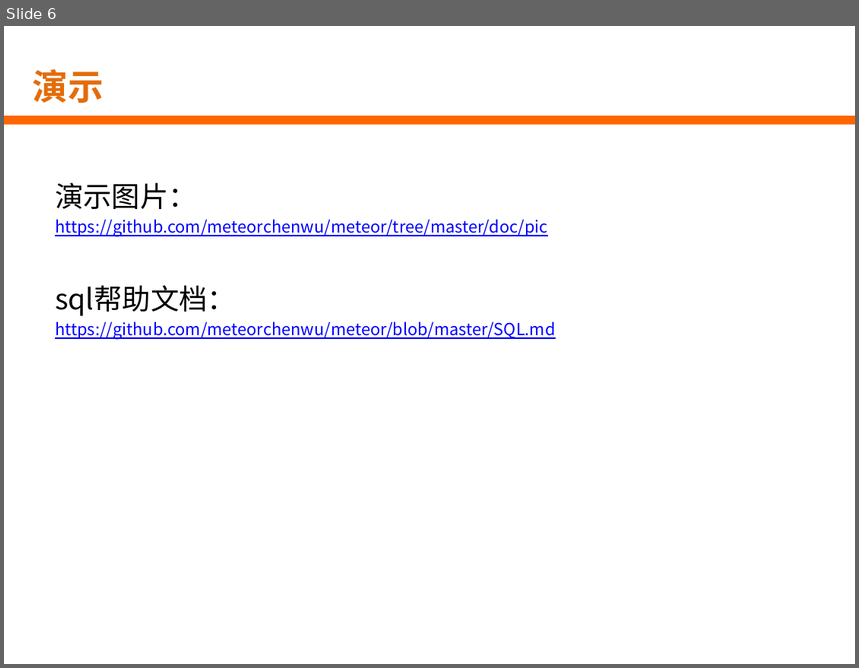
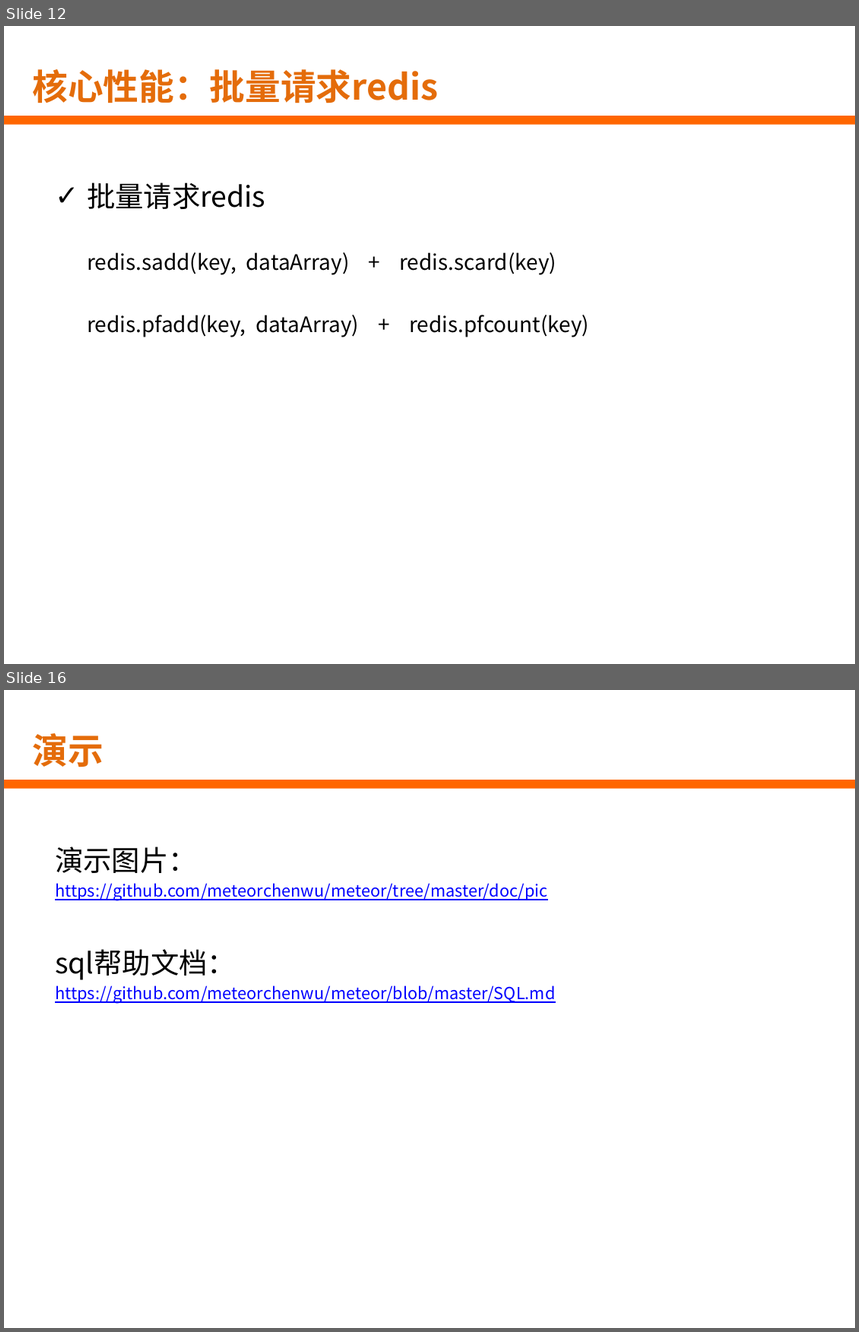
Before and after one commit to HNJame/meteor, a slide deck: doc/ppt/流星实时开发平台介绍.pptx. Shown one above the other, each under a label of ours: slide 6 before the commit, slides 12 and 16 after it; the slides between them are not shown. The pictures are 859x668 and 859x1332 pixels, drawn with LibreOffice and Linux fonts; fonts in the diff are those of the drawing; background and template pictures are left out. Boxes give left, top, right and bottom in pixels: in the first picture for what was removed or moved away, otherwise in the second. Text is boxed around its words. In the diff, an @@ line names an element or a change of style, - is before the commit and + after.

```diff
--- a/doc/ppt/流星实时开发平台介绍.pptx
+++ b/doc/ppt/流星实时开发平台介绍.pptx
@@ slide 12 added at (x1=4, y1=26, x2=855, y2=664), background picture (left out); not listed: 1 template element that a slide beside it also shows @@
@@ title added at (x1=32, y1=69, x2=438, y2=104), 30 pt, text #E46C0A, bold @@
+核心性能：批量请求redis
@@ text added at (x1=87, y1=183, x2=589, y2=338), 18 pt, text #000000 @@
+✓ 批量请求redis
+redis.sadd(key, dataArray) + redis.scard(key)
+redis.pfadd(key, dataArray) + redis.pfcount(key)
@@ what was slide 6 is now slide 16 @@
```
Also in this commit, not shown: 4 slides changed, 10 other slides added, 1 slide removed, 1 other file.
